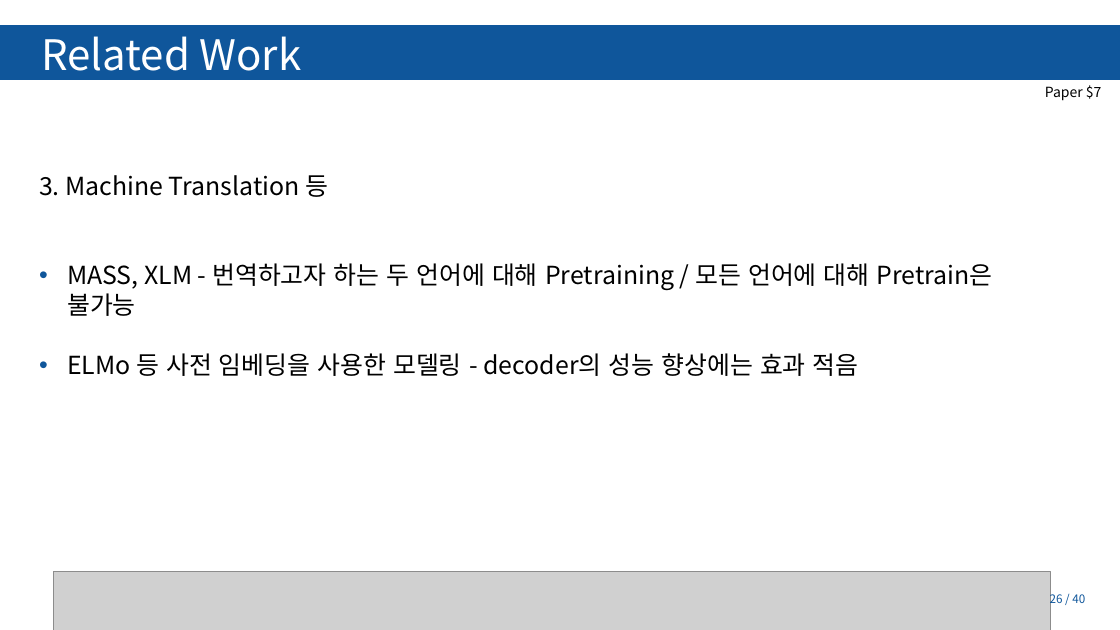
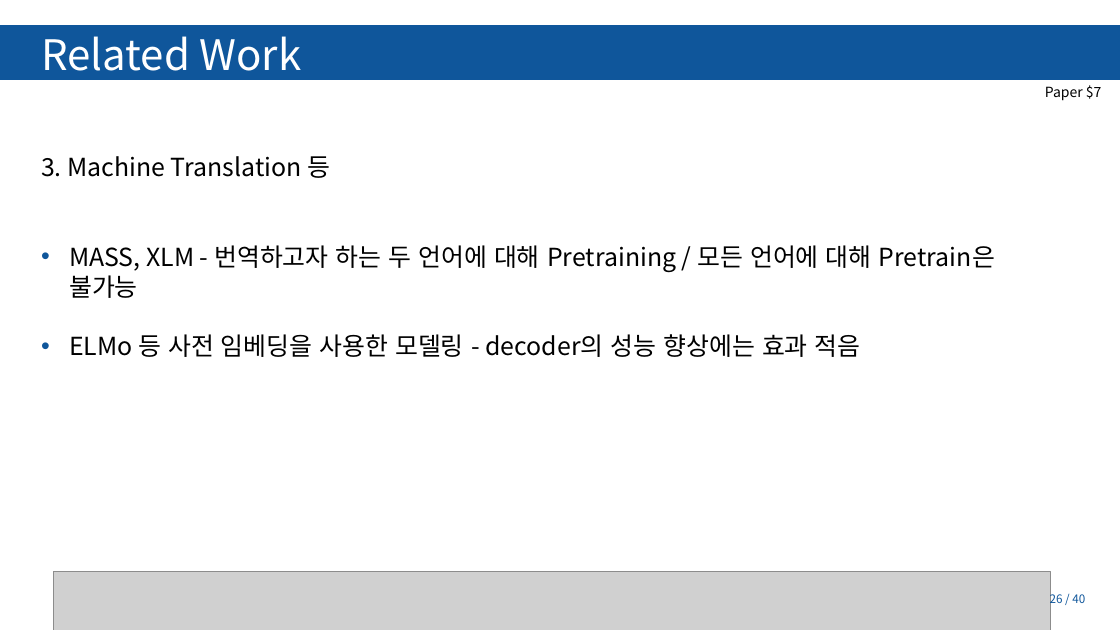
Before and after one commit to Tiabet/Paper-for-ML-DL, a slide deck: slide 26 of 세미나/BART_김정현.pptx. Drawn at 1120x630 pixels with LibreOffice and Linux fonts; fonts in the diff are those of the drawing; grey boxes stand for pictures; background and template pictures are left out. Boxes give left, top, right and bottom in pixels: in the first picture for what was removed or moved away, otherwise in the second. Text is boxed around its words. In the diff, an @@ line names an element or a change of style, - is before the commit and + after.

```diff
--- a/세미나/BART_김정현.pptx
+++ b/세미나/BART_김정현.pptx
@@ text "3. Machine Translation 등": place and size @@
-text "3. Machine Translation 등" at (39, 175, 993, 376)
+text "3. Machine Translation 등" at (41, 156, 995, 357)
```
Also in this commit, not shown: 4 other slides changed, 8 other files.
